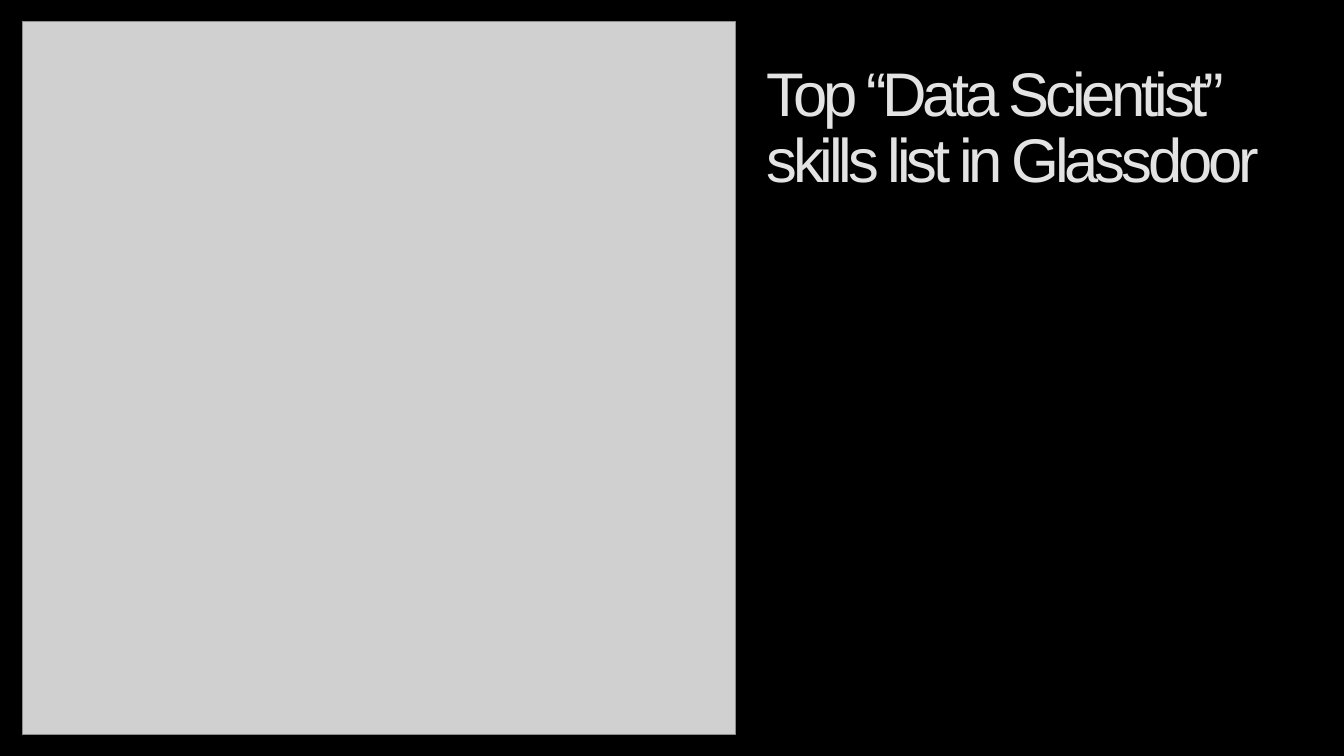
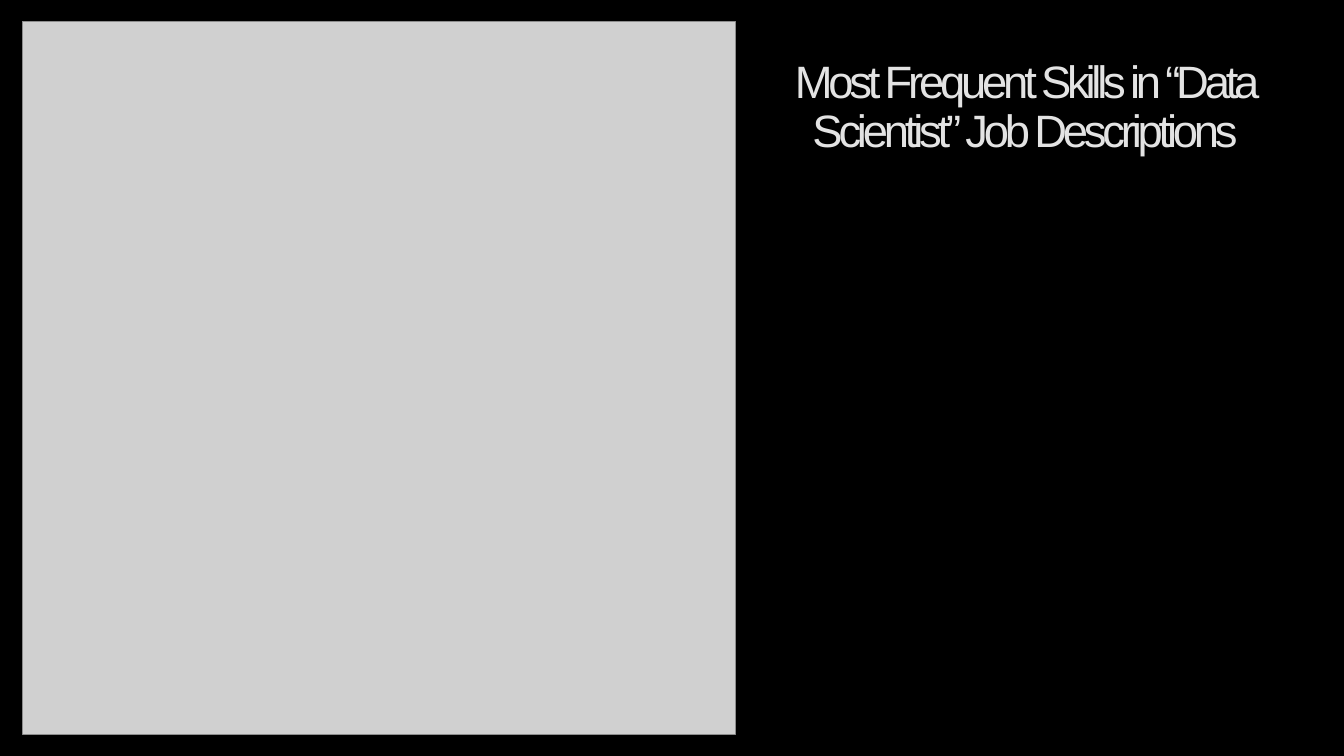
Before and after one commit to Jobs-etlproject/etlproject, a slide deck: slide 4 of glassdoor_etl_project.pptx. Drawn at 1344x756 pixels with LibreOffice and Linux fonts; fonts in the diff are those of the drawing; grey boxes stand for pictures; background and template pictures are left out. Boxes give left, top, right and bottom in pixels: in the first picture for what was removed or moved away, otherwise in the second. Text is boxed around its words. In the diff, an @@ line names an element or a change of style, - is before the commit and + after.

```diff
--- a/glassdoor_etl_project.pptx
+++ b/glassdoor_etl_project.pptx
@@ title at [795,65,1259,157]: text changed; size 44 to 32.4 pt @@
-Top “Data Scientist” skills list in Glassdoor
+Most Frequent Skills in “Data Scientist” Job Descriptions
```
Also in this commit, not shown: 1 other slide changed, 1 slide added, 1 slide removed.
